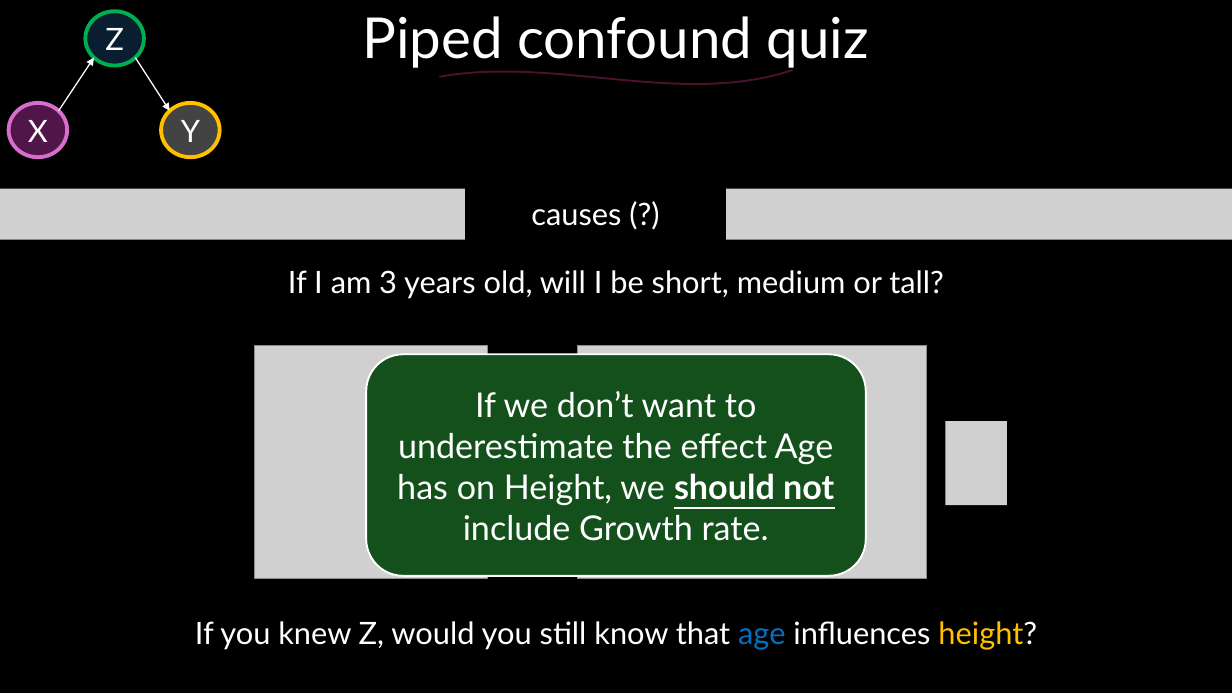
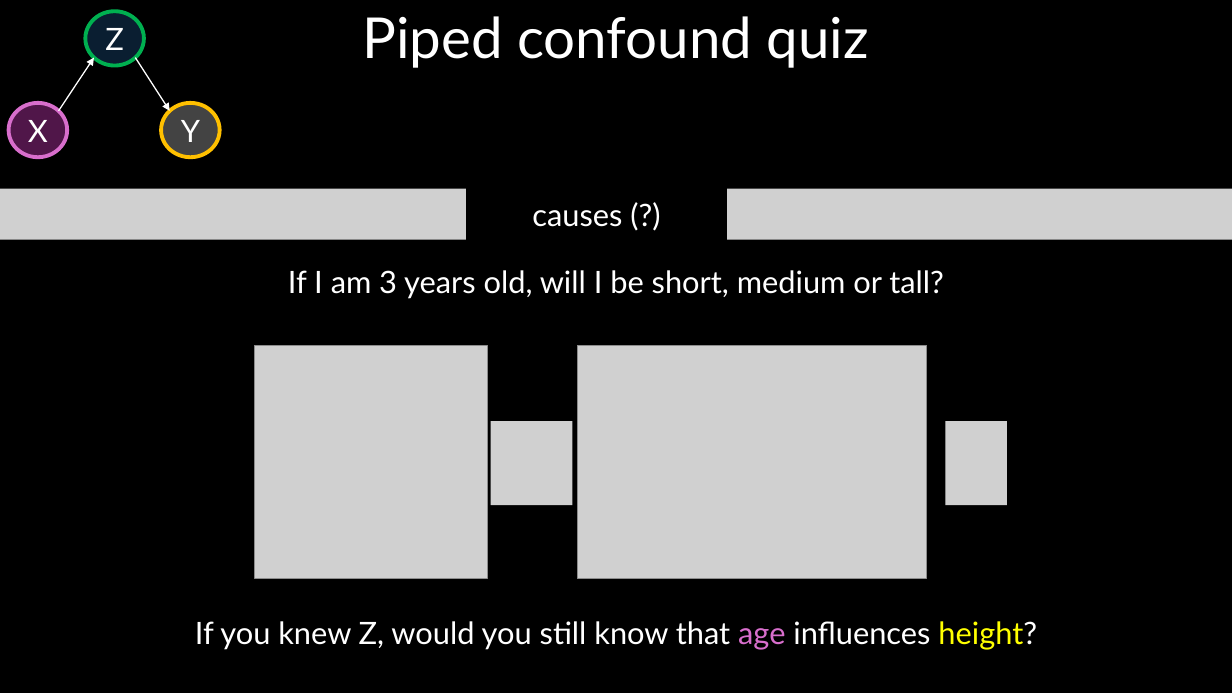
Before and after one commit to DeonRoos/stats-for-biologists, a slide deck: slide 15 of Lectures/Lecture 07.2 Confounding.pptx (slide 22 before the commit). Drawn at 1232x693 pixels with LibreOffice and Linux fonts; fonts in the diff are those of the drawing; grey boxes stand for pictures. Boxes give left, top, right and bottom in pixels: in the first picture for what was removed or moved away, otherwise in the second. Text is boxed around its words. In the diff, an @@ line names an element or a change of style, - is before the commit and + after.

```diff
--- a/Lectures/Lecture 07.2 Confounding.pptx
+++ b/Lectures/Lecture 07.2 Confounding.pptx
@@ freeform shape removed at [439,70,792,84] @@
@@ rounded rectangle removed at [366,354,866,576] @@
-If we don’t want to underestimate the effect Age has on Height, we should not include Growth rate.
@@ picture added at [491,421,573,506] @@
@@ text "If you knew Z, would ..." at [195,621,1037,650]: text colour #0070C0 to #D86ECC in "age"; text colour #FFC000 to #FFFF00 in "height?" @@
```
Also in this commit, not shown: 14 other slides changed, 3 slides added, 15 slides removed, 13 other files.
